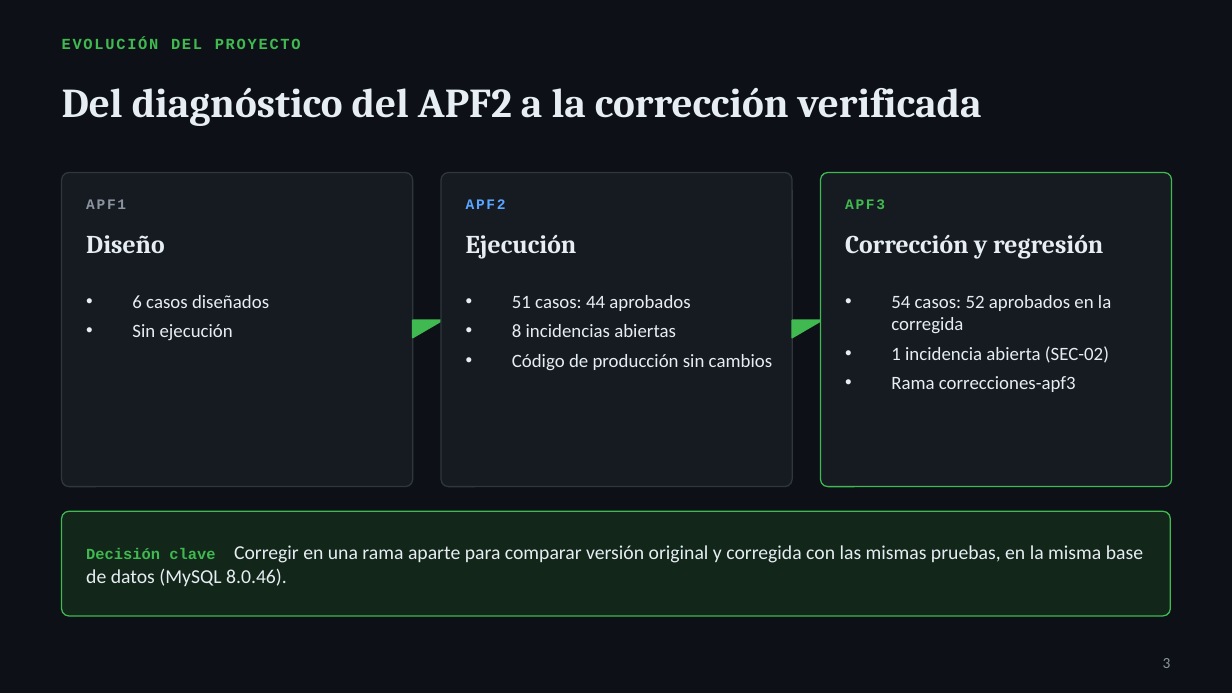
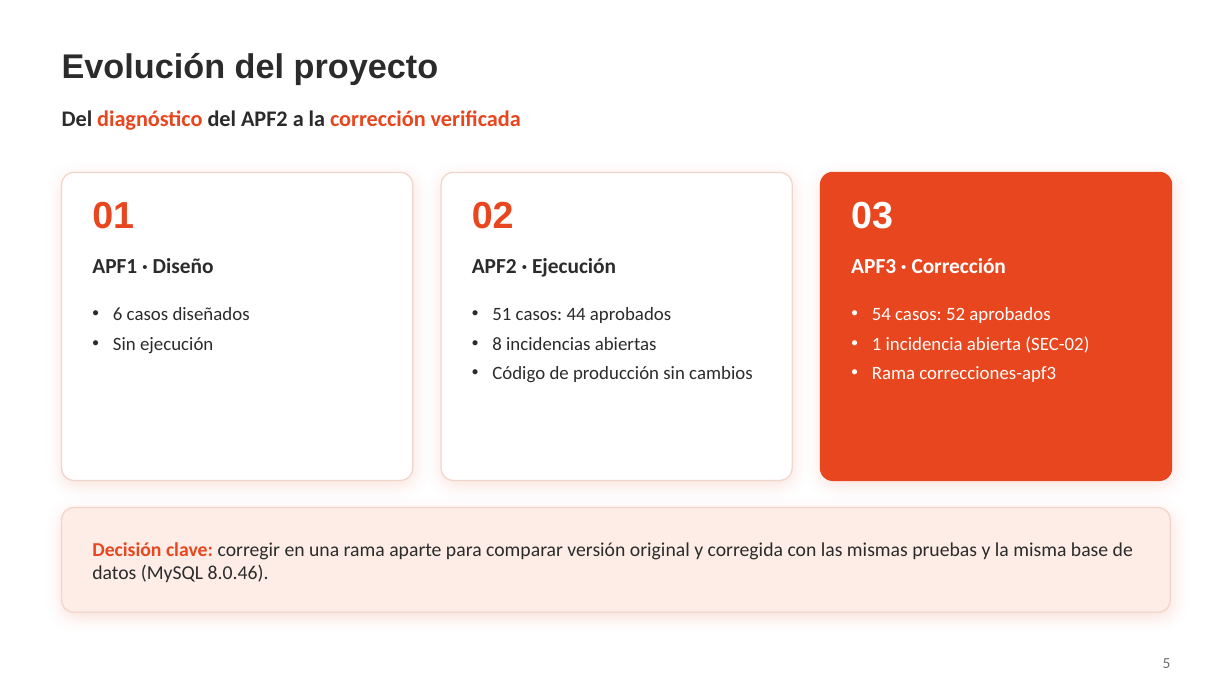
Before and after one commit to Mooneer17/spring-petclinic-apf2, a slide deck: slide 5 of presentacion/APF3_Presentacion.pptx (slide 3 before the commit). Drawn at 1232x693 pixels with LibreOffice and Linux fonts; fonts in the diff are those of the drawing; background and template pictures are left out. Boxes give left, top, right and bottom in pixels: in the first picture for what was removed or moved away, otherwise in the second. Text is boxed around its words. In the diff, an @@ line names an element or a change of style, - is before the commit and + after.

```diff
--- a/presentacion/APF3_Presentacion.pptx
+++ b/presentacion/APF3_Presentacion.pptx
@@ background #0D1117 to picture (left out) @@
@@ title at (x1=62, y1=53, x2=439, y2=84): text changed; size 9 to 20 pt; font Courier New to Arial; text colour #3FB950 to #2B2B2B @@
-EVOLUCIÓN DEL PROYECTO
+Evolución del proyecto
@@ title "Evolución del proyecto" at (x1=62, y1=53, x2=439, y2=84): vertical alignment top to middle @@
@@ text "Del diagnóstico del APF2 a ..." moved from (x1=62, y1=88, x2=982, y2=126) to (x1=62, y1=110, x2=521, y2=130) @@
@@ text "Del diagnóstico del APF2 a ..." at (x1=62, y1=110, x2=521, y2=130): size 24 to 13 pt, font Cambria to Calibri; text colour #E6EDF3 to #2B2B2B in "Del del APF2 a la"; text colour #E6EDF3 to #E8461E in "diagnóstico corrección verificada"; more space between paragraphs @@
@@ rounded rectangle resized from (x1=62, y1=172, x2=413, y2=487) to (x1=62, y1=172, x2=413, y2=480) @@
@@ rounded rectangle at (x1=62, y1=172, x2=413, y2=480): fill #161B22 to #FFFFFF; outline #30363D 0.75 pt to #F2D5CA 0.75 pt; shadow on; proportions changed @@
@@ rounded rectangle at (x1=441, y1=172, x2=792, y2=480): fill #161B22 to #FFFFFF; outline #30363D 0.75 pt to #F2D5CA 0.75 pt; shadow on; proportions changed @@
@@ rounded rectangle resized from (x1=441, y1=172, x2=792, y2=487) to (x1=441, y1=172, x2=792, y2=480) @@
@@ rounded rectangle resized from (x1=821, y1=172, x2=1172, y2=487) to (x1=821, y1=172, x2=1172, y2=480) @@
@@ rounded rectangle at (x1=821, y1=172, x2=1172, y2=480): fill #161B22 to #E8461E; outline #3FB950 0.75 pt to #E8461E 0.75 pt; shadow on; proportions changed @@
@@ text removed at (x1=86, y1=199, x2=126, y2=209) @@
-APF1
@@ text added at (x1=92, y1=201, x2=134, y2=229), 22 pt, text #E8461E, bold @@
+01
@@ text removed at (x1=466, y1=199, x2=506, y2=209) @@
-APF2
@@ text added at (x1=472, y1=201, x2=514, y2=229), 22 pt, text #E8461E, bold @@
+02
@@ text added at (x1=851, y1=201, x2=893, y2=229), 22 pt, text #FFFFFF, bold @@
+03
@@ text removed at (x1=845, y1=235, x2=1103, y2=259) @@
-Corrección y regresión
@@ text at (x1=92, y1=258, x2=214, y2=273): text changed; size 15 to 12.5 pt; font Cambria to Calibri; text colour #E6EDF3 to #2B2B2B @@
-Diseño
+APF1 · Diseño
@@ text at (x1=472, y1=258, x2=616, y2=277): text changed; size 15 to 12.5 pt; font Cambria to Calibri; text colour #E6EDF3 to #2B2B2B @@
-Ejecución
+APF2 · Ejecución
@@ text at (x1=851, y1=258, x2=1006, y2=273): text changed; size 8.5 to 12.5 pt; font Courier New to Calibri; text colour #3FB950 to #FFFFFF @@
-APF3
+APF3 · Corrección
@@ text "6 casos diseñados" moved from (x1=132, y1=295, x2=269, y2=340) to (x1=113, y1=307, x2=250, y2=354) @@
@@ text "6 casos diseñados" at (x1=113, y1=307, x2=250, y2=354): text colour #E6EDF3 to #2B2B2B; indent changed @@
@@ right triangle removed at (x1=413, y1=320, x2=442, y2=338) @@
@@ text "51 casos: 44 aprobados" at (x1=492, y1=307, x2=752, y2=383): text colour #E6EDF3 to #2B2B2B; indent changed @@
@@ text "51 casos: 44 aprobados" moved from (x1=512, y1=295, x2=772, y2=371) to (x1=492, y1=307, x2=752, y2=383) @@
@@ right triangle removed at (x1=792, y1=320, x2=822, y2=338) @@
@@ text "54 casos: 52 aprobados" moved from (x1=891, y1=295, x2=1111, y2=392) to (x1=872, y1=307, x2=1089, y2=382) @@
@@ text at (x1=872, y1=307, x2=1050, y2=323): text changed; text colour #E6EDF3 to #FFFFFF @@
-• 54 casos: 52 aprobados en la corregida
+• 54 casos: 52 aprobados
@@ text at (x1=872, y1=336, x2=1089, y2=382): text colour #E6EDF3 to #FFFFFF in "1 incidencia abierta (SEC-02)", "Rama correcciones-apf3"; indent changed @@
@@ rounded rectangle moved from (x1=62, y1=511, x2=1170, y2=616) to (x1=62, y1=508, x2=1170, y2=612) @@
@@ rounded rectangle at (x1=62, y1=508, x2=1170, y2=612): fill #12261A to #FDEDE6; outline #3FB950 0.75 pt to #F2D5CA 0.75 pt; shadow on; proportions changed @@
@@ text at (x1=92, y1=542, x2=1133, y2=582): text changed; text colour #E6EDF3 to #2B2B2B @@
-Decisión clave Corregir en una rama aparte para comparar versión original y corregida con las mismas pruebas, en la misma base de datos (MySQL 8.0.46).
+Decisión clave: corregir en una rama aparte para comparar versión original y corregida con las mismas pruebas y la misma base de datos (MySQL 8.0.46).
@@ page number at (x1=1163, y1=658, x2=1171, y2=668): text changed; text colour #8B949E to #6E6E6E @@
-3
+5
```
Also in this commit, not shown: 17 other slides changed, 5 slides added, 1 other file.
